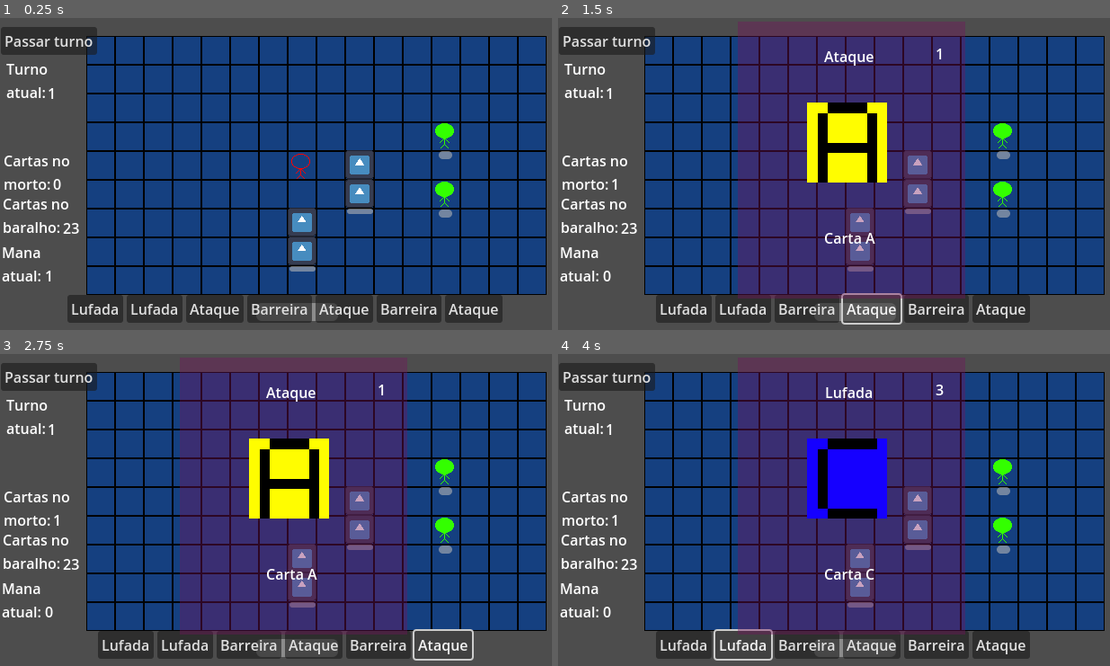
Above: before the commit, frames 1-4 (two rows, left to right).
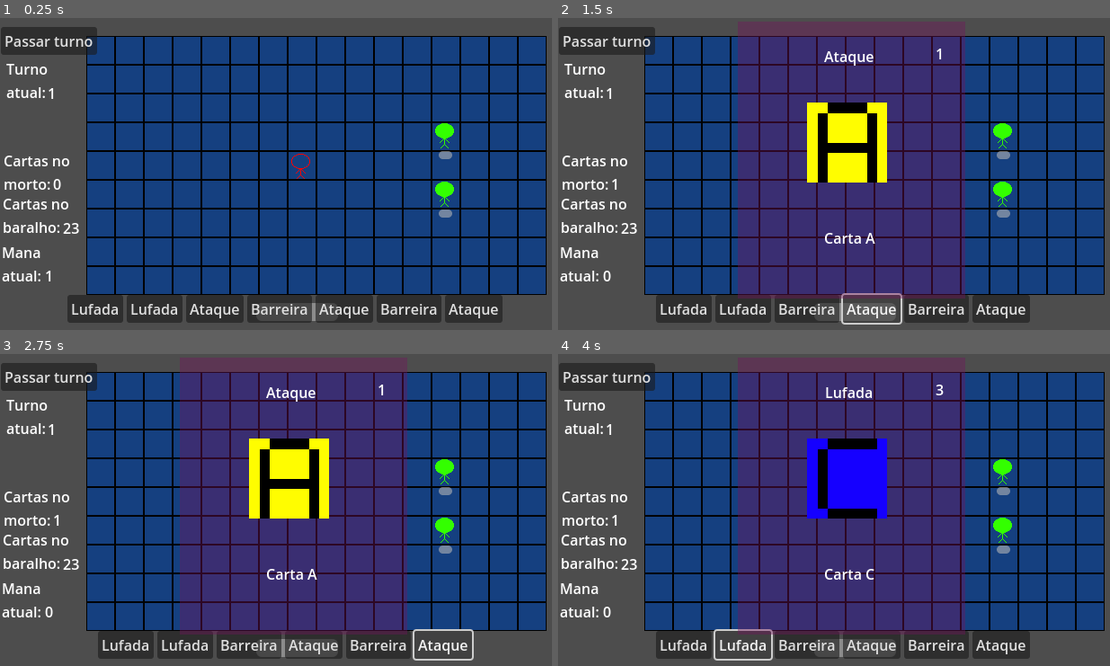
Above: after the commit, the same moments.

Repository: gdp-ufrj/alikia
Game: Godot game, scene res://Scenes/main_game.tscn
Two runs of this game, one before a commit and one after it. Both use one fixed random seed, a clock stepped at 60 frames per second and the inputs below. This scene is started directly instead of the project's main scene. The engine's default icon, where the game draws it, is replaced by a stand-in: a white triangle on a blue panel in a dark square.
Inputs:
- Up to frame 1 (0.25 s): no input
- Up to frame 2 (1.5 s): click "Ataque" at 0.5 s; click "Ataque" at 1.25 s
- Up to frame 3 (2.75 s): click "Ataque" at 2 s
- Up to frame 4 (4 s): click "Lufada" at 2.75 s; click "Lufada" at 3.5 s

The runs differ from the first frame. In frame 1, 2.1% of the frame differs, in the area x 52-68%, y 42-82%; in frame 2, 2.0%; in frame 3, 2.0%; in frame 4, 2.0%.

Commit message:
feat: efeitos fogo, barreira e raio
As cartas de tornado de fogo, raio e barreira funcionando

Diff:
--- a/Resources/Cards/B.tres
+++ b/Resources/Cards/B.tres
@@ -9,4 +9,4 @@
 mana = 2
 name = "Barreira"
 description = "Carta B"
-card_type = 2
+card_type = 1
--- a/Scenes/battle.tscn
+++ b/Scenes/battle.tscn
@@ -8,7 +8,6 @@
 [ext_resource type="Script" path="res://Scripts/Battle/grid.gd" id="5_apr0j"]
 [ext_resource type="PackedScene" uid="uid://cbbvbnmd7l68d" path="res://Scenes/enemy.tscn" id="6_ot51i"]
 [ext_resource type="Script" path="res://Scripts/Battle/Enemy/enemies.gd" id="7_fmiyn"]
-[ext_resource type="PackedScene" uid="uid://di6jpi8skxc8h" path="res://Scenes/obstacle.tscn" id="9_gnhac"]
 
 [sub_resource type="TileSetAtlasSource" id="TileSetAtlasSource_ypkjx"]
 texture = ExtResource("1_u3tvo")
@@ -120,11 +119,6 @@
 [node name="Obstacles" type="Node2D" parent="."]
 position = Vector2(64, -1)
 
-[node name="obstacle2" parent="Obstacles" instance=ExtResource("9_gnhac")]
-position = Vector2(-64, 64)
-
-[node name="obstacle" parent="Obstacles" instance=ExtResource("9_gnhac")]
-
 [connection signal="allow_player_move" from="." to="Player" method="_on_battle_allow_player_move"]
 [connection signal="move_enemies" from="." to="Enemies" method="_on_battle_move_enemies"]
 [connection signal="used_card" from="." to="Player" method="_on_battle_used_card"]
--- a/Scenes/obstacle.tscn
+++ b/Scenes/obstacle.tscn
@@ -7,20 +7,20 @@
 script = ExtResource("1_tamxu")
 
 [node name="Sprite2D" type="Sprite2D" parent="."]
-position = Vector2(16, 16)
+position = Vector2(-64, 33)
 scale = Vector2(0.25, 0.25)
 texture = ExtResource("1_j2rlt")
 
 [node name="Sprite2D2" type="Sprite2D" parent="."]
-position = Vector2(16, -16)
+position = Vector2(-64, 1)
 scale = Vector2(0.25, 0.25)
 texture = ExtResource("1_j2rlt")
 
 [node name="HealthBar" type="ProgressBar" parent="."]
-offset_left = 2.0
-offset_top = 33.0
-offset_right = 31.0
-offset_bottom = 39.0
+offset_left = -78.0
+offset_top = 49.0
+offset_right = -49.0
+offset_bottom = 55.0
 max_value = 20.0
 step = 1.0
 show_percentage = false
--- a/Scripts/Battle/Enemy/enemy.gd
+++ b/Scripts/Battle/Enemy/enemy.gd
@@ -15,16 +15,18 @@
 	hp = 20
 	update_health_bar()
 
-func move(target, range = 1):
+func move(target, range = 1, is_push = false):
 
 	current_position = tile_map.local_to_map(global_position)
 
 	print("Current Postion", current_position, name)
 
-	if current_position in player.get_neighbours(): #ignora o movimento do inimigo se ele ja estiver do lado do jogador
+	if (current_position in player.get_neighbours()) and !is_push: #ignora o movimento do inimigo se ele ja estiver do lado do jogador
+		print("Ataque")
 		attack()
 		return
 
+	astar_grid.set_point_solid(current_position, false)
 	var Path = astar_grid.get_id_path(current_position, target).slice(range)
 
 
@@ -53,6 +55,7 @@
 	player.take_damage(damage)
 
 func take_damage(damage):
+	print(name, " Levou ", damage, "de dano")
 	hp = hp - damage
 	update_health_bar()
 
@@ -67,10 +70,12 @@
 	var target_2 = Vector2i(current_position.x+2, current_position.y)
 
 	if !astar_grid.is_in_boundsv(target_1):
+		print("Out of Bound ", name)
 		return
 	if astar_grid.is_point_solid(target_1):
+		print("Solid ", name , target_1)
 		return
 	if astar_grid.is_in_boundsv(target_2) and !astar_grid.is_point_solid(target_2):
-		move(target_2, 2)
+		move(target_2, 2, true)
 	else:
-		move(target_1)
+		move(target_1, 1, true)
--- a/Scripts/Battle/Player/Player.gd
+++ b/Scripts/Battle/Player/Player.gd
@@ -5,6 +5,8 @@
 @onready var enemies = $"../Enemies"
 @onready var obstacles = $"../Obstacles"
 
+var obstacle = load("res://Scenes/obstacle.tscn")
+
 var astar_grid: AStarGrid2D
 var current_path: Array[Vector2i]
 var range_path: Array[Vector2i]
@@ -15,8 +17,12 @@
 var show_range: bool = false
 var allow_movement: bool = true
 var showing_tiles: bool = false
+var attack_card: bool = false
+var thunder_card: bool = false
+var barrier_card: bool = false
 
 var in_range_enemies = {}
+var in_range_fire = {}
 
 var hp: int
 var range: int
@@ -38,39 +44,24 @@
 	var destination = tile_map.local_to_map(get_global_mouse_position())
 
 	#Tratar input no ataque basico
-	if !in_range_enemies.is_empty():
-		if in_range_enemies.has(destination):
-			print("Atacou  ", destination)
-			print(in_range_enemies.get(destination))
-			in_range_enemies.get(destination).take_damage(3)
-
-			for key in in_range_enemies.keys():
-				tile_map.set_cell(1, Vector2i(key[0],key[1]), -1, Vector2i(-1,-1))
-			in_range_enemies = {}
+	if !in_range_enemies.is_empty() and attack_card:
+		atack_input(destination, 3)
+
+	#Tratar input do raio
+	if !in_range_enemies.is_empty() and thunder_card:
+		atack_input(destination, 6)
+
+	#Tratar input do ataque de fogo
+	if !(in_range_fire.is_empty()):
+		fire_input(destination)
+
+	#Tratar input de spaw da barreira
+	if barrier_card:
+		barrier_input(destination)
 
 	#tratar input no movimento
 	if (event.is_action("MouseClick") == true and allow_movement == true) and range > 0:
 		move(destination)
-
-
-
-	#if destination == current_position:
-		#show_range = true
-		#in_range_enemies = show_enemies_in_range(current_position, 1)
-
-	#if destination not in range_path and !(in_range_enemies.has(destination)):
-	#	return
-
-
-	#if in_range_enemies.has(destination):
-	#	print("Atacou  ", destination)
-	#	in_range_enemies.get(destination).take_damage(3)
-	#
-	#	for key in in_range_enemies.keys():
-	#		tile_map.set_cell(1, Vector2i(key[0],key[1]), -1, Vector2i(-1,-1))
-	#	in_range_enemies = {}
-
-
 
 func _physics_process(delta):
 
@@ -148,38 +139,34 @@
 	list_enemies = enemies.get_children()
 	list_obstacles = obstacles.get_children()
 
-
 	for enemy in list_enemies:
 		var enemy_position = tile_map.local_to_map(enemy.global_position)
 		enemies_dict[enemy_position] = enemy
 
-
-
 	for obstacle in list_obstacles:
 		var positions = obstacle.current_position
-		print('Posiçoes', positions)
 		for position in positions:
 			var obstacle_position = tile_map.local_to_map(position)
 			obstacle_dict[obstacle_position] = obstacle
 
-	print(obstacle_dict)
-
 	for x in range(-range, range+1):
-		for y in range(-range,range+1):
-			var i = Vector2i(x + start.x, y + start.y)
-			if enemies_dict.has(i):
-				list_enemies_in_range[i] = enemies_dict.get(i)
-			if obstacle_dict.has(i):
-				list_enemies_in_range[i] = obstacle_dict.get(i)
-
+		var i = Vector2i(start.x, x + start.y)
+		var j = Vector2i(x + start.x,  start.y)
+
+		if enemies_dict.has(i):
+			list_enemies_in_range[i] = enemies_dict.get(i)
+		if obstacle_dict.has(i):
+			list_enemies_in_range[i] = obstacle_dict.get(i)
+		if enemies_dict.has(j):
+			list_enemies_in_range[j] = enemies_dict.get(j)
+		if obstacle_dict.has(j):
+			list_enemies_in_range[j] = obstacle_dict.get(j)
 
 	return list_enemies_in_range
 
-func show_enemies_in_range(start: Vector2i, range: int):
-	var enemies_in_range = get_enemies_in_range(start, range)
+func show_enemies_in_range(enemies_in_range):
 
 	for key in enemies_in_range.keys():
-		print(key)
 		tile_map.set_cell(1, key, 1, Vector2i(0,0))
 
 	return enemies_in_range
@@ -212,14 +199,115 @@
 	pass
 
 func atack():
-	in_range_enemies = show_enemies_in_range(current_position, 1)
+	var enemies_in_range = get_enemies_in_range(current_position, 1)
+	in_range_enemies = show_enemies_in_range(enemies_in_range)
+	attack_card = true
 
 	if in_range_enemies.is_empty():
 		return false
+
+func atack_input(destination, damage):
+	if in_range_enemies.has(destination):
+		print("Atacou  ", destination)
+		in_range_enemies.get(destination).take_damage(damage)
+
+		for key in in_range_enemies.keys():
+			tile_map.set_cell(1, Vector2i(key[0],key[1]), -1, Vector2i(-1,-1))
+		in_range_enemies = {}
+
+	attack_card = false
+	thunder_card = false
 
 func gust():
 	for enemy in enemies.get_children():
 		enemy.push_back()
+
+func fire_tornado():
+	var range_fire = get_enemies_in_range(current_position, 3)
+	in_range_fire = show_enemies_in_range(range_fire)
+
+func fire_input(destination):
+	if in_range_fire.has(destination):
+		if destination.x == current_position.x and destination.y < current_position.y:
+			for key in in_range_fire.keys():
+				if key.x == current_position.x and key.y < current_position.y:
+					in_range_fire.get(key).take_damage(7)
+
+		if destination.x == current_position.x and destination.y > current_position.y:
+			for key in in_range_fire.keys():
+				if key.x == current_position.x and key.y > current_position.y:
+					in_range_fire.get(key).take_damage(7)
+
+		if destination.y == current_position.y and destination.x < current_position.x:
+			for key in in_range_fire.keys():
+				if key.y == current_position.y and key.x < current_position.x:
+					in_range_fire.get(key).take_damage(7)
+
+		if destination.y == current_position.y and destination.x > current_position.x:
+			for key in in_range_fire.keys():
+				if key.y == current_position.y and key.x > current_position.x:
+					in_range_fire.get(key).take_damage(7)
+
+		for key in in_range_fire.keys():
+			tile_map.set_cell(1, Vector2i(key[0],key[1]), -1, Vector2i(-1,-1))
+		in_range_fire = {}
+
+func thunder_range(start: Vector2i, range: int):
+	var list_enemies: Array[Node]
+	var list_enemies_in_range = {}
+	var list_obstacles: Array[Node]
+
+	var enemies_dict = {}
+	var obstacle_dict = {}
+
+	list_enemies = enemies.get_children()
+	list_obstacles = obstacles.get_children()
+
+	for enemy in list_enemies:
+		var enemy_position = tile_map.local_to_map(enemy.global_position)
+		enemies_dict[enemy_position] = enemy
+
+	for obstacle in list_obstacles:
+		var positions = obstacle.current_position
+		for position in positions:
+			var obstacle_position = tile_map.local_to_map(position)
+			obstacle_dict[obstacle_position] = obstacle
+
+	for x in range(-range, range+1):
+		for y in range(-(range - abs(x)), (range - abs(x))+1):
+			var i = Vector2i( x + start.x, y + start.y)
+
+			if enemies_dict.has(i):
+				list_enemies_in_range[i] = enemies_dict.get(i)
+			if obstacle_dict.has(i):
+				list_enemies_in_range[i] = obstacle_dict.get(i)
+
+
+	return list_enemies_in_range
+
+func thunder():
+	var enemies_in_range = thunder_range(current_position, 6)
+	in_range_enemies = show_enemies_in_range(enemies_in_range)
+	thunder_card = true
+
+func barrier():
+	barrier_card = true
+
+func barrier_input(destination):
+	var destination_2 = Vector2i(destination.x, destination.y + 1)
+	if (!astar_grid.is_in_boundsv(destination) or (astar_grid.is_point_solid(destination_2)) and tile_map.map_to_local(destination_2)):
+		return
+
+	print("Destino mapa ", destination)
+	print("Destino local ", tile_map.map_to_local(destination))
+
+	var scene = obstacle.instantiate()
+
+	scene.position = tile_map.map_to_local(destination)
+	obstacles.add_child(scene)
+
+	barrier_card = false
+
 
 func _on_battle_used_card(card):
 
@@ -236,6 +324,12 @@
 
 	if card_type == Enums.CardTypes.LUFADA:
 		gust()
+	if card_type == Enums.CardTypes.TURBILHAO_CHAMAS:
+		fire_tornado()
+	if card_type == Enums.CardTypes.BARREIRA_ROCHOSA:
+		barrier()
+	if card_type == Enums.CardTypes.RAIO:
+		thunder()
 
 func _on_battle_allow_player_move():
 	allow_movement = true
Not shown: 1 places in Scenes/battle.tscn that only renumber resources
Not shown, added: Scenes/mai2EEF.tmp
Not shown, added: Scenes/mai38C2.tmp
